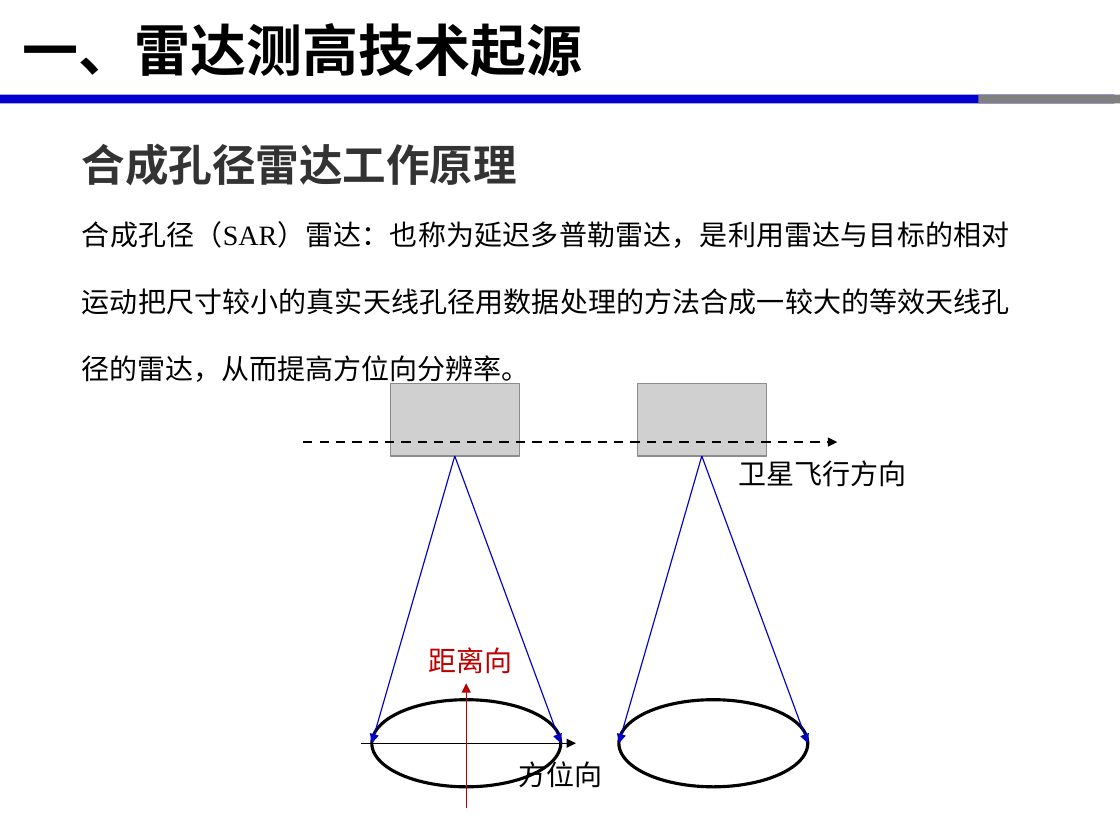
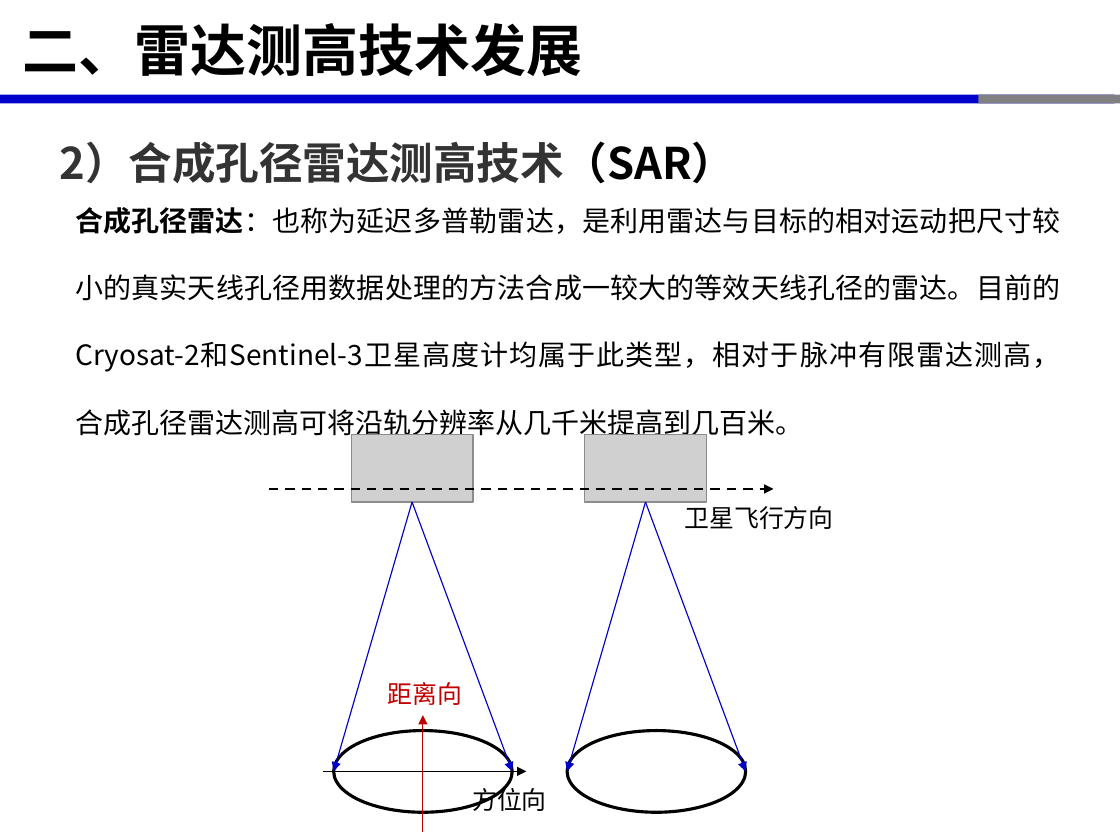
Before and after one commit to xinluo2018/satellite-altimetry-course, a slide deck: slide 16 of 第2章-星载雷达测高原理-2学时/第2章-星载雷达测高原理-2学时.pptx (slide 17 before the commit). Drawn at 1120x840 pixels with LibreOffice and Linux fonts; fonts in the diff are those of the drawing; grey boxes stand for pictures. Boxes give left, top, right and bottom in pixels: in the first picture for what was removed or moved away, otherwise in the second. Text is boxed around its words. In the diff, an @@ line names an element or a change of style, - is before the commit and + after.

```diff
--- a/第2章-星载雷达测高原理-2学时/第2章-星载雷达测高原理-2学时.pptx
+++ b/第2章-星载雷达测高原理-2学时/第2章-星载雷达测高原理-2学时.pptx
@@ title at <box>22,23,582,76</box>: text changed @@
-一、雷达测高技术起源
+二、雷达测高技术发展
@@ text at <box>60,141,736,184</box>: text changed @@
-合成孔径雷达工作原理
+2）合成孔径雷达测高技术（SAR）
@@ text at <box>75,207,1060,441</box>: text changed; font Times New Roman to Noto Sans CJK SC @@
-合成孔径（SAR）雷达：也称为延迟多普勒雷达，是利用雷达与目标的相对运动把尺寸较小的真实天线孔径用数据处理的方法合成一较大的等效天线孔径的雷达，从而提高方位向分辨率。
+合成孔径雷达：也称为延迟多普勒雷达，是利用雷达与目标的相对运动把尺寸较小的真实天线孔径用数据处理的方法合成一较大的等效天线孔径的雷达。目前的Cryosat-2和Sentinel-3卫星高度计均属于此类型，相对于脉冲有限雷达测高，合成孔径雷达测高可将沿轨分辨率从几千米提高到几百米。
@@ picture: place and size @@
-picture at <box>390,384,519,456</box>
+picture at <box>352,435,474,502</box>
@@ picture: place and size @@
-picture at <box>637,384,766,456</box>
+picture at <box>585,435,707,502</box>
@@ arrow moved from (304, 442) - (838, 442) to (269, 489) - (774, 489) @@
@@ arrow moved from (455, 456) - (372, 744) to (412, 502) - (334, 772) @@
@@ arrow moved from (455, 456) - (561, 744) to (412, 502) - (512, 772) @@
@@ arrow moved from (702, 456) - (808, 744) to (645, 502) - (567, 772) @@
@@ arrow moved from (702, 456) - (619, 744) to (645, 502) - (746, 772) @@
@@ size 18 to 16 pt, font Times New Roman to Noto Sans CJK SC; less space between paragraphs in 3 elements at <box>472,784,546,811</box>, <box>387,682,461,705</box>, <box>685,502,834,529</box> @@
@@ text "卫星飞行方向": place and size @@
-text "卫星飞行方向" at <box>738,456,906,487</box>
+text "卫星飞行方向" at <box>685,502,834,529</box>
@@ text "距离向": place and size @@
-text "距离向" at <box>428,647,512,674</box>
+text "距离向" at <box>387,682,461,705</box>
@@ arrow moved from (466, 808) - (466, 683) to (423, 832) - (423, 716) @@
@@ ellipse: place and size @@
-ellipse at <box>372,700,561,787</box>
+ellipse at <box>334,730,512,812</box>
@@ ellipse: place and size @@
-ellipse at <box>619,700,809,787</box>
+ellipse at <box>567,730,745,812</box>
@@ arrow moved from (361, 744) - (576, 744) to (324, 772) - (526, 772) @@
@@ text "方位向": place and size @@
-text "方位向" at <box>518,757,602,788</box>
+text "方位向" at <box>472,784,546,811</box>
```
Also in this commit, not shown: 14 other slides changed, 9 slides added, 2 slides removed, 10 other files.
